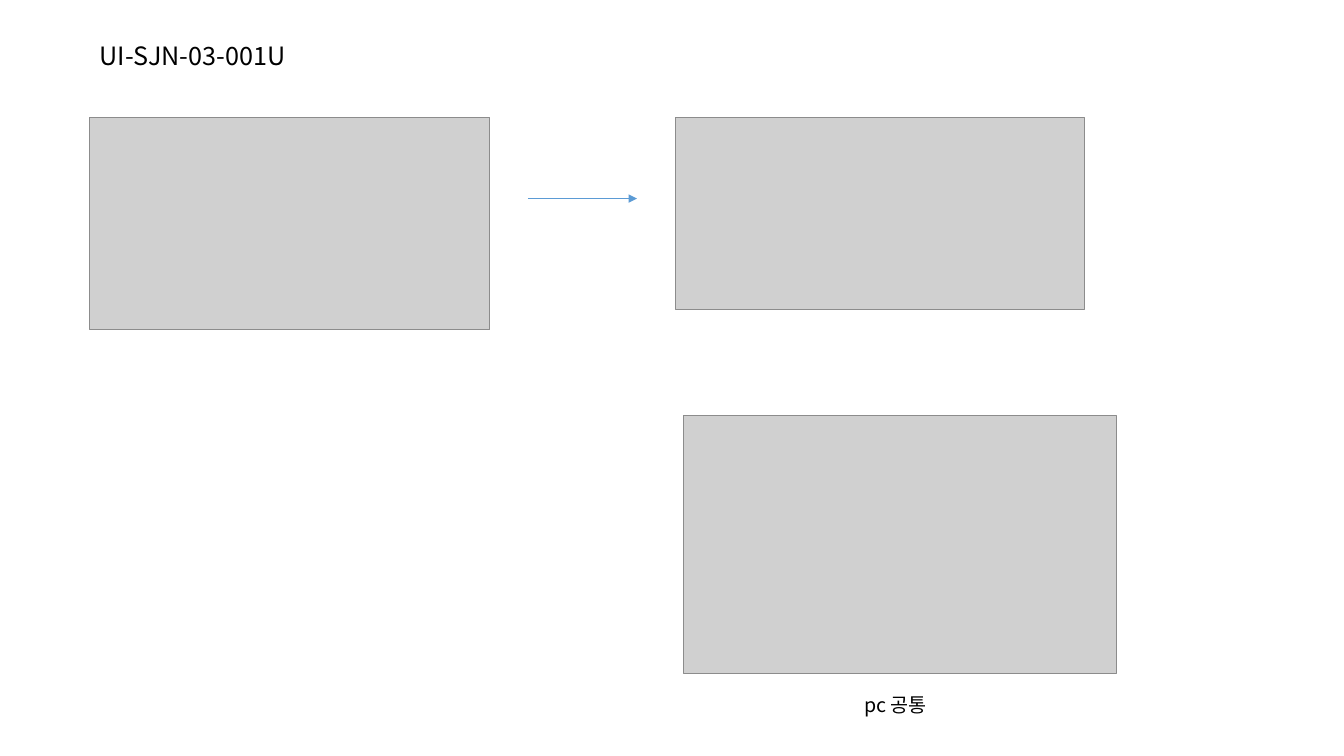
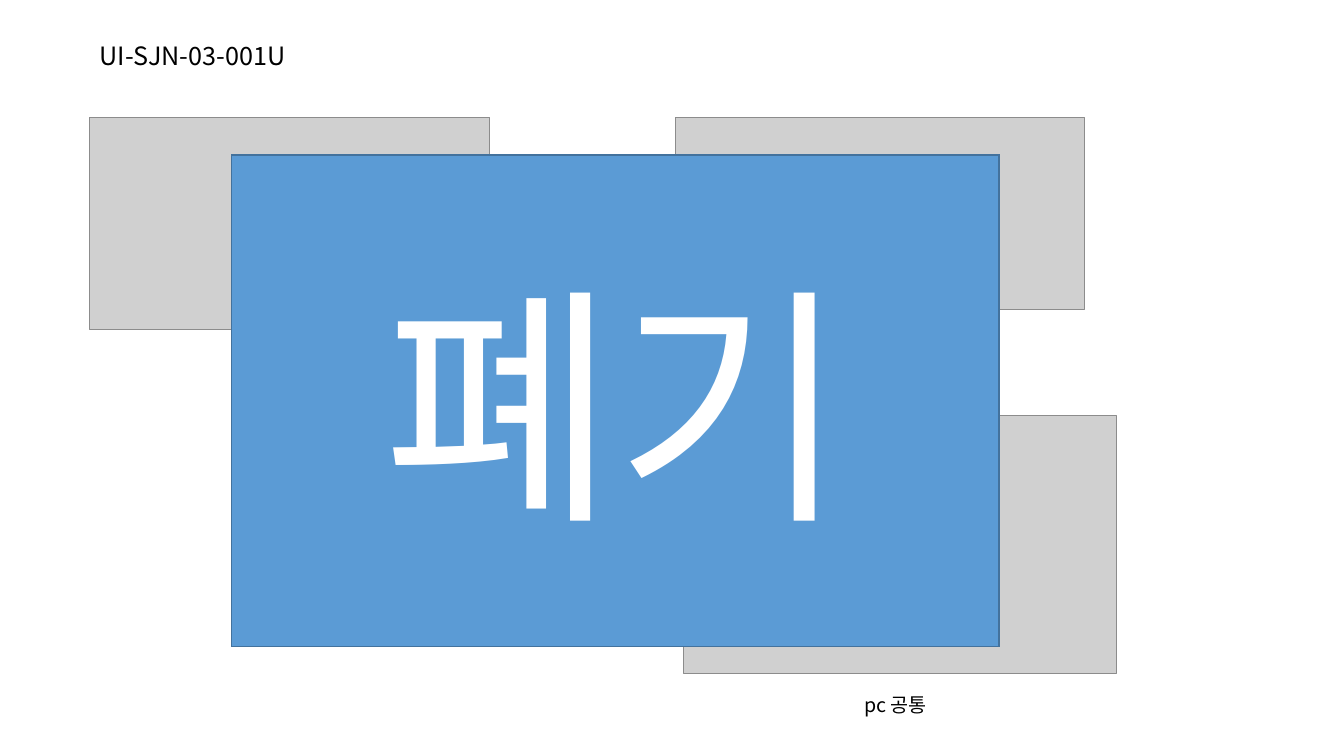
Before and after one commit to jeoungGyy/sejong, a slide deck: slide 2 of ppt/04-01.pptx. Drawn at 1344x756 pixels with LibreOffice and Linux fonts; fonts in the diff are those of the drawing; grey boxes stand for pictures. Boxes give left, top, right and bottom in pixels: in the first picture for what was removed or moved away, otherwise in the second. Text is boxed around its words. In the diff, an @@ line names an element or a change of style, - is before the commit and + after.

```diff
--- a/ppt/04-01.pptx
+++ b/ppt/04-01.pptx
@@ rectangle added at (x1=232, y1=155, x2=999, y2=647), fill #5B9BD5, outline #43739E 1 pt, 180 pt, text #FFFFFF @@
+폐기
@@ arrow removed from (528, 199) to (637, 199) @@
```
Also in this commit, not shown: 9 slides added, 12 other files.
